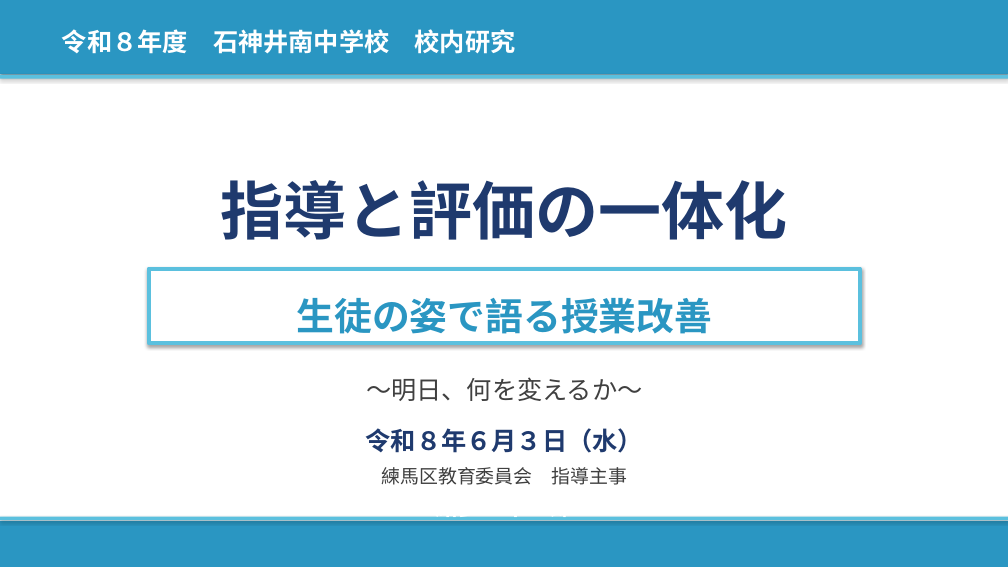
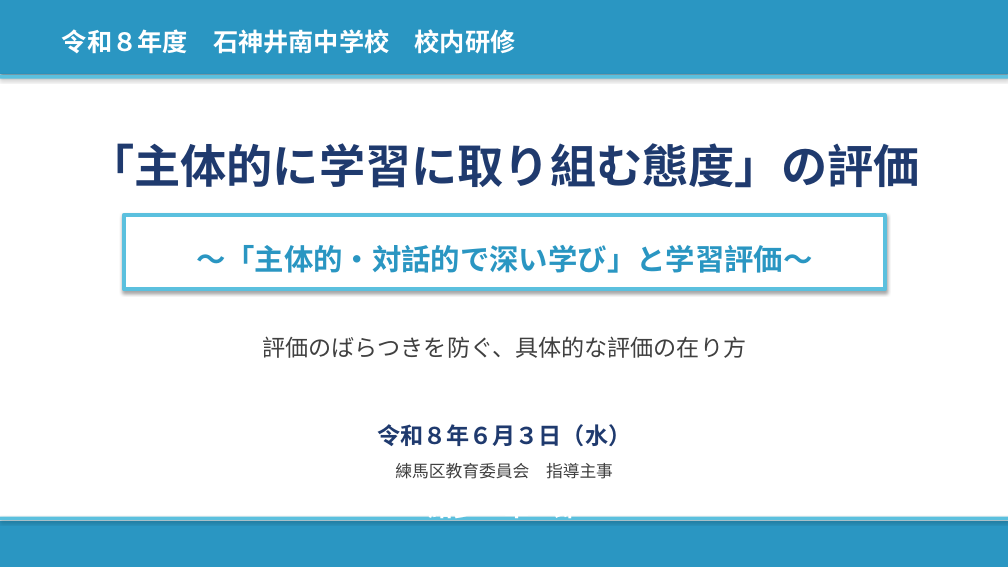
Before and after one commit to contynet730-star/con30, a slide deck: slide 1 of 講義スライド_石神井南中_20260603.pptx. Drawn at 1008x567 pixels with LibreOffice and Linux fonts; fonts in the diff are those of the drawing. Boxes give left, top, right and bottom in pixels: in the first picture for what was removed or moved away, otherwise in the second. Text is boxed around its words. In the diff, an @@ line names an element or a change of style, - is before the commit and + after.

```diff
--- a/講義スライド_石神井南中_20260603.pptx
+++ b/講義スライド_石神井南中_20260603.pptx
@@ text at [62, 29, 516, 54]: text changed @@
-令和８年度 石神井南中学校 校内研究
+令和８年度 石神井南中学校 校内研修
@@ text at [88, 143, 919, 188]: text changed; size 60 to 44 pt @@
-指導と評価の一体化
+「主体的に学習に取り組む態度」の評価
@@ rectangle "〜「主体的・対話的で深い学び」と学習評価〜": place and size @@
-rectangle "〜「主体的・対話的で深い学び」と学習評価〜" at [149, 268, 861, 343]
+rectangle "〜「主体的・対話的で深い学び」と学習評価〜" at [124, 215, 885, 289]
@@ text in rectangle at [196, 245, 813, 273]: text changed; size 36 to 28 pt @@
-生徒の姿で語る授業改善
+〜「主体的・対話的で深い学び」と学習評価〜
@@ text at [263, 336, 747, 358]: text changed; size 24 to 22 pt @@
-〜明日、何を変えるか〜
+評価のばらつきを防ぐ、具体的な評価の在り方
@@ text "令和８年６月３日（水）" at [378, 424, 632, 446]: size 24 to 22 pt @@
@@ text "練馬区教育委員会 指導主事" at [395, 463, 613, 479]: size 18 to 16 pt @@
@@ text "紺多 章一郎" at [429, 516, 580, 523]: size 22 to 24 pt @@
```
Also in this commit, not shown: 16 other slides changed, 13 slides added, 13 slides removed, 1 other file.
